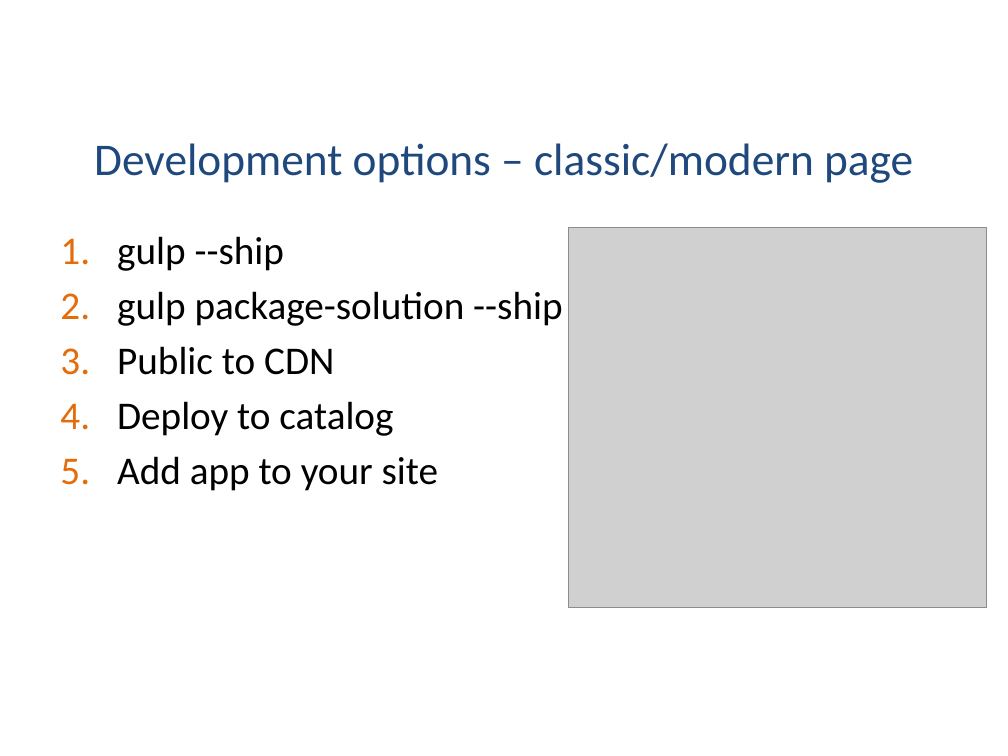
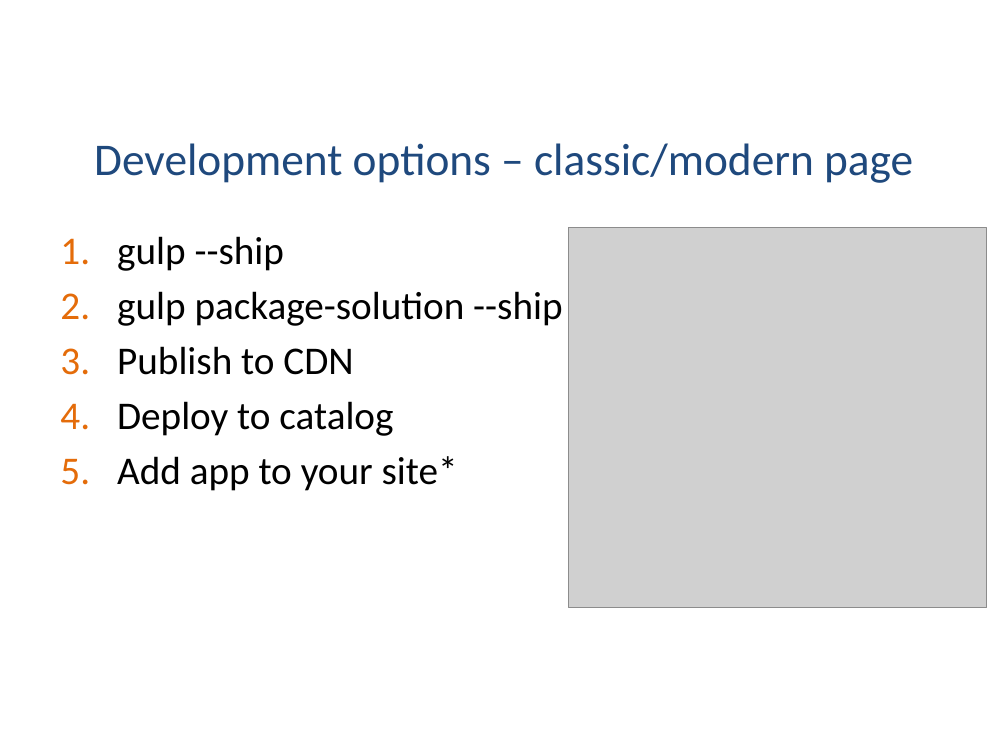
Before and after one commit to KWizCom/SPFxDemo, a slide deck: slide 34 of SPFx ISV Insight.pptx. Drawn at 1008x756 pixels with LibreOffice and Linux fonts; fonts in the diff are those of the drawing; grey boxes stand for pictures; background and template pictures are left out. Boxes give left, top, right and bottom in pixels: in the first picture for what was removed or moved away, otherwise in the second. Text is boxed around its words. In the diff, an @@ line names an element or a change of style, - is before the commit and + after.

```diff
--- a/SPFx ISV Insight.pptx
+++ b/SPFx ISV Insight.pptx
@@ text at box(117, 346, 353, 375): text changed @@
-3. Public to CDN
+3. Publish to CDN
@@ text at box(117, 456, 458, 491): text changed @@
-5. Add app to your site
+5. Add app to your site*
```
Also in this commit, not shown: 11 other slides changed.
